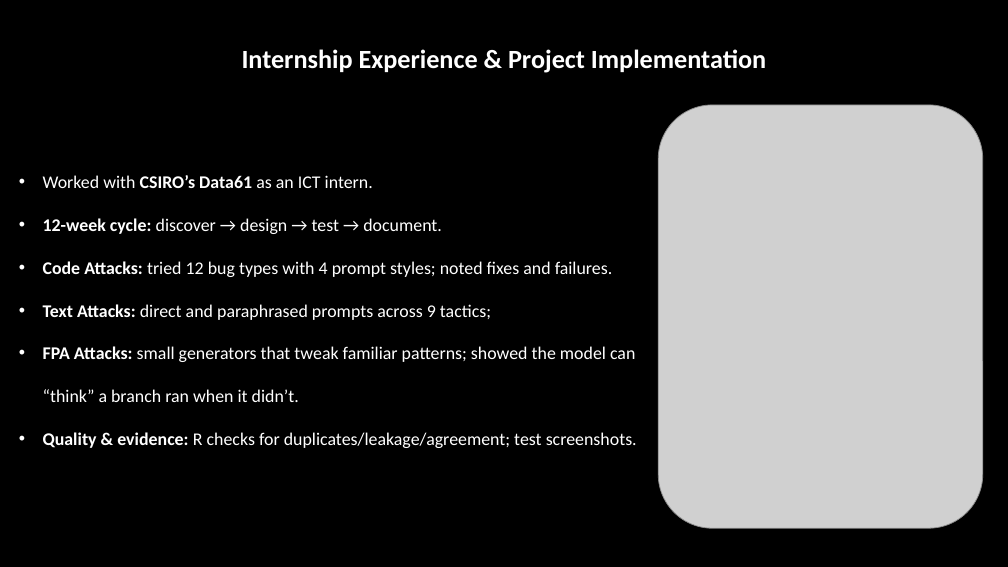
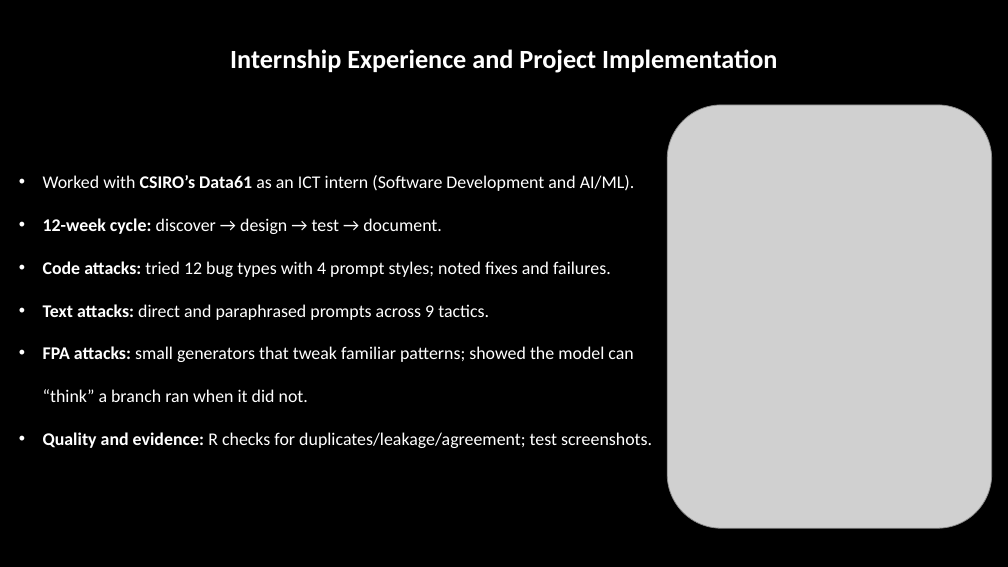
Before and after one commit to Arun-2208/Semester_4_CodeWork_and_CourseWork-, a slide deck: slide 6 of ICT80004-Internship_Project/FINAL PRESENTATION/ICT80004-Final_Project_Presentation_Arun_104837257.pptx. Drawn at 1008x567 pixels with LibreOffice and Linux fonts; fonts in the diff are those of the drawing; grey boxes stand for pictures; background and template pictures are left out. Boxes give left, top, right and bottom in pixels: in the first picture for what was removed or moved away, otherwise in the second. Text is boxed around its words. In the diff, an @@ line names an element or a change of style, - is before the commit and + after.

```diff
--- a/ICT80004-Internship_Project/FINAL PRESENTATION/ICT80004-Final_Project_Presentation_Arun_104837257.pptx
+++ b/ICT80004-Internship_Project/FINAL PRESENTATION/ICT80004-Final_Project_Presentation_Arun_104837257.pptx
@@ text at (x1=230, y1=49, x2=777, y2=73): text changed @@
-Internship Experience & Project Implementation
+Internship Experience and Project Implementation
@@ picture moved from (x1=659, y1=105, x2=983, y2=529) to (x1=668, y1=105, x2=992, y2=529) @@
@@ text at (x1=43, y1=175, x2=634, y2=191): text changed @@
-• Worked with CSIRO’s Data61 as an ICT intern.
+• Worked with CSIRO’s Data61 as an ICT intern (Software Development and AI/ML).
@@ text at (x1=43, y1=261, x2=652, y2=448): text changed @@
-• Code Attacks: tried 12 bug types with 4 prompt styles; noted fixes and failures.
-• Text Attacks: direct and paraphrased prompts across 9 tactics;
-• FPA Attacks: small generators that tweak familiar patterns; showed the model can “think” a branch ran when it didn’t.
-• Quality & evidence: R checks for duplicates/leakage/agreement; test screenshots.
+• Code attacks: tried 12 bug types with 4 prompt styles; noted fixes and failures.
+• Text attacks: direct and paraphrased prompts across 9 tactics.
+• FPA attacks: small generators that tweak familiar patterns; showed the model can “think” a branch ran when it did not.
+• Quality and evidence: R checks for duplicates/leakage/agreement; test screenshots.
```
Also in this commit, not shown: 19 other slides changed, 3 other files.
